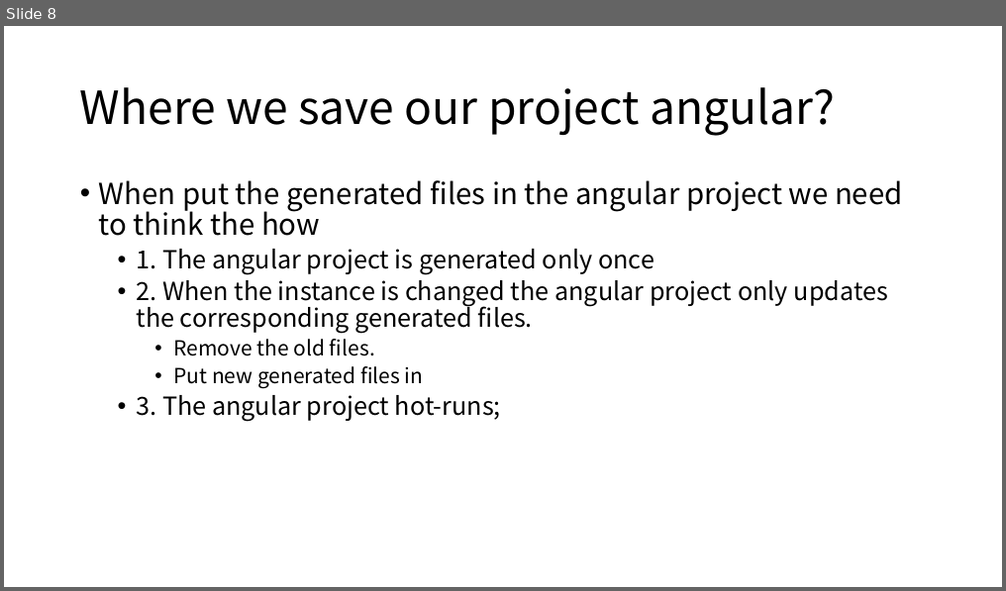
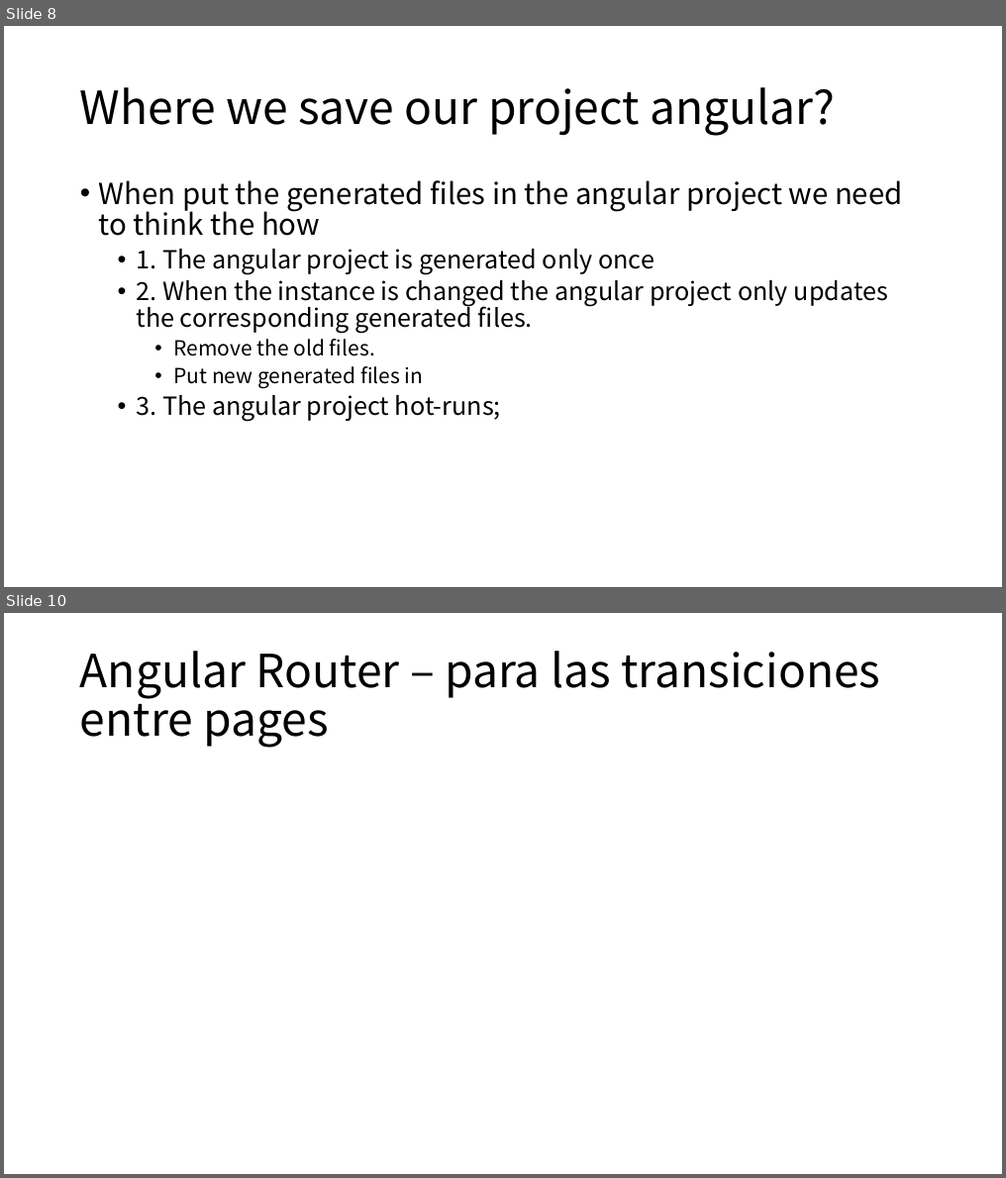
Before and after one commit to cedececa/tfg-model-2-web, a slide deck: planning-and-logs/Xtext&Xtend.pptx. Shown one above the other, each under a label of ours: slide 8 before the commit, slides 8 and 10 after it; the slides between them are not shown. The pictures are 1006x591 and 1006x1178 pixels, drawn with LibreOffice and Linux fonts; fonts in the diff are those of the drawing. Boxes give left, top, right and bottom in pixels: in the first picture for what was removed or moved away, otherwise in the second. Text is boxed around its words. In the diff, an @@ line names an element or a change of style, - is before the commit and + after.

Commit message:
[Feature] Run generated Angular project. - V1.0.1
This is the first milestone for the modeling from simple text to a runnable Angular project.

```diff
--- a/planning-and-logs/Xtext&Xtend.pptx
+++ b/planning-and-logs/Xtext&Xtend.pptx
@@ slide 10 added at [4, 613, 1002, 1174], background #FFFFFF @@
@@ title added at [80, 651, 880, 748], 44 pt, text #000000 @@
+Angular Router – para las transiciones entre pages
```
Also in this commit, not shown: 2 other slides added, 31 other files.
